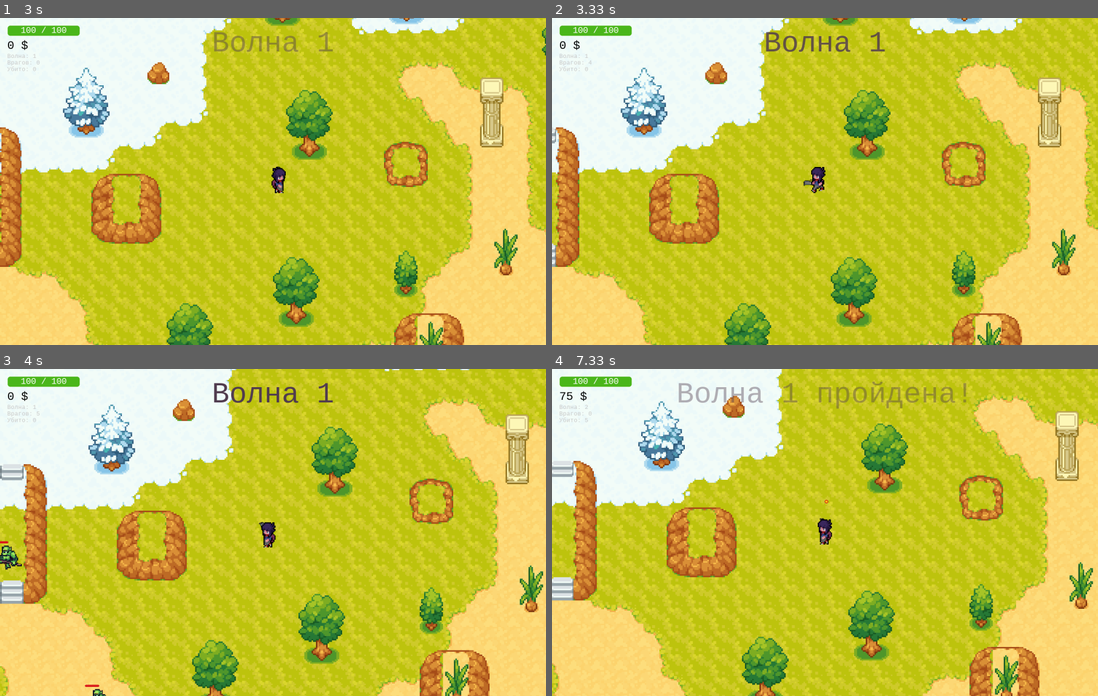
Above: before the commit, frames 1-4 (two rows, left to right).
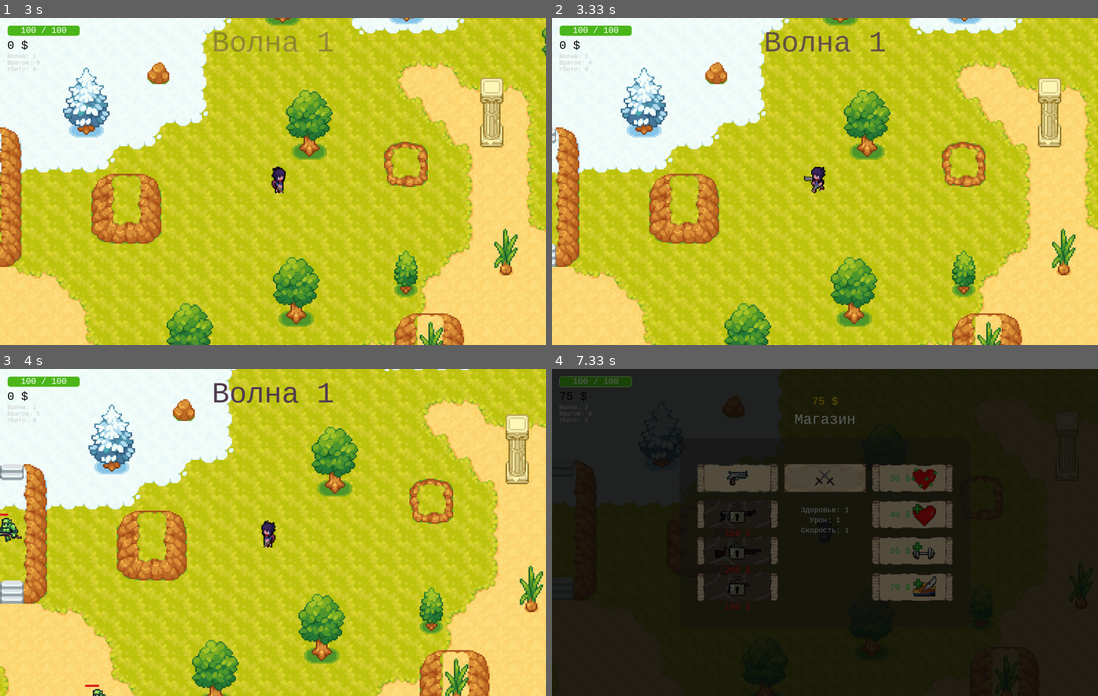
Above: after the commit, the same moments.

Repository: te1ny/blitzframe
Game: pygame game, started from game/main.py
The game is run twice, just before and just after one commit, with the same random seed, the same clock (stepped at 60 frames per second) and the same inputs.
Inputs (mouse positions are in pixels of both pictures, inside the frame that each line leads up to):
- Up to frame 1 (3 s): click (273, 125) at 0.38 s; hold D 0.67-1.13 s; move the mouse to (273, 201) at 0.7 s; hold Esc 1.17-1.47 s; hold W 1.17-1.47 s; move the mouse to (327, 253) at 1.2 s; hold Esc 1.5-1.8 s; hold W 1.5-1.8 s; move the mouse to (103, 256) at 1.53 s; click (273, 161) at 1.88 s; hold W 2.17-2.47 s; move the mouse to (338, 210) at 2.2 s; hold D 2.5-2.97 s; move the mouse to (283, 70) at 2.53 s
- Up to frame 2 (3.33 s): hold A from 3 s (still down); move the mouse to (628, 171) at 3.03 s
- Up to frame 3 (4 s): release A at 3.53 s; hold S 3.57-3.87 s; move the mouse to (278, 568) at 3.6 s; hold A from 3.9 s (still down); move the mouse to (256, 476) at 3.93 s
- Up to frame 4 (7.33 s): release A at 4.3 s; tap K at 4.33, 5.22, 6.78 s; hold W 4.67-5.03 s; move the mouse to (737, 424) at 4.7 s; hold D 5.07-5.7 s; move the mouse to (966, 503) at 5.1 s; hold S 5.73-6.1 s; move the mouse to (617, 460) at 5.77 s; hold A 6.13-6.6 s; move the mouse to (1021, 506) at 6.17 s; hold D 6.63-7.1 s; move the mouse to (939, 473) at 6.67 s; click (825, 476) at 7.18 s

Frame 1 is identical in both runs. In frame 2, less than 0.1% of the frame differs, in the area x 46-48%, y 48-52%; in frame 3, 0.4%; in frame 4, 100%, in the area x 0-100%, y 0-100%.

Commit message:
Мелкие исправление

Diff:
--- a/game/sprites.py
+++ b/game/sprites.py
@@ -157,6 +157,7 @@
             self.speed = info['speed'] * speed_multiplier
         self.deal_damage_timer = Timer(1000, func=reset_damage)
         self.death_timer = Timer(200, func=self.kill)
+        self.bump_timer = Timer(0)
 
     def deal_damage(self):
         if not self.deal_damage_timer:
@@ -187,10 +188,22 @@
                     if self.direction.y > 0: self.hitbox_rect.bottom = sprite.rect.top
                     if self.direction.y < 0: self.hitbox_rect.top    = sprite.rect.bottom
 
+                if not self.bump_timer:
+                    offset = pygame.Vector2(self.player.rect.center) - pygame.Vector2(self.rect.center)
+                    if axis == 'horizontal':
+                        self.direction = pygame.Vector2(0, -1 if offset.y < 0 else 1)
+                        duration = int(sprite.rect.height * 11)
+                    else:
+                        self.direction = pygame.Vector2(-1 if offset.x < 0 else 1, 0)
+                        duration = int(sprite.rect.width * 11)
+                    self.bump_timer = Timer(duration)
+                    self.bump_timer.activate()
+
     def move(self, dt):
-        direction = pygame.Vector2(self.player.rect.center) - pygame.Vector2(self.rect.center)
-        if direction.length() > 0:
-            self.direction = direction.normalize()
+        if not self.bump_timer:
+            direction = pygame.Vector2(self.player.rect.center) - pygame.Vector2(self.rect.center)
+            if direction.length() > 0:
+                self.direction = direction.normalize()
         self.hitbox_rect.x += self.direction.x * self.speed * dt
         self._collision('horizontal')
         self.hitbox_rect.y += self.direction.y * self.speed * dt
@@ -208,6 +221,7 @@
 
     def update(self, dt):
         self.death_timer.update()
+        self.bump_timer.update()
         if not self.death_timer:
             self.deal_damage_timer.update()
             self.move(dt)
@@ -384,7 +398,9 @@
 
     def rotate_gun(self):
         angle = -degrees(atan2(self.player_direction.y, self.player_direction.x))
-        self.image = pygame.transform.rotate(self.gun_surf, angle)
+        flip = self.player_direction.x < 0
+        gun_image = pygame.transform.flip(self.gun_surf, False, flip)
+        self.image = pygame.transform.rotate(gun_image, angle)
         offset = self.player_direction * 20
         self.rect = self.image.get_rect(
             center=(int(self.player.rect.centerx + offset.x), int(self.player.rect.centery + offset.y))
--- a/game/states/gameplay.py
+++ b/game/states/gameplay.py
@@ -398,7 +398,7 @@
                     cb = btn.callback
 
                     if cb == 'next_wave':
-                        self.game.change_state('gameplay', animation=False)
+                        self.game.change_state('gameplay')
                         self.game.gameplay.start_wave_timer()
 
                     elif cb == 'heal_player':
@@ -574,6 +574,16 @@
             self.game.game_paused = False
             self.game.change_state('gameplay', False)
         elif self.menu_button.is_clicked():
+            # Плавное затухание только до чёрного, затем reset (player уже не нужен)
+            clock = pygame.time.Clock()
+            surface = pygame.display.get_surface()
+            overlay = pygame.Surface(surface.get_size()).convert_alpha()
+            for alpha in range(0, 256, 5):
+                self.draw()
+                overlay.fill((0, 0, 0, alpha))
+                surface.blit(overlay, (0, 0))
+                pygame.display.update()
+                clock.tick(60)
             self.game.reset_game()
 
     def update(self, dt):
